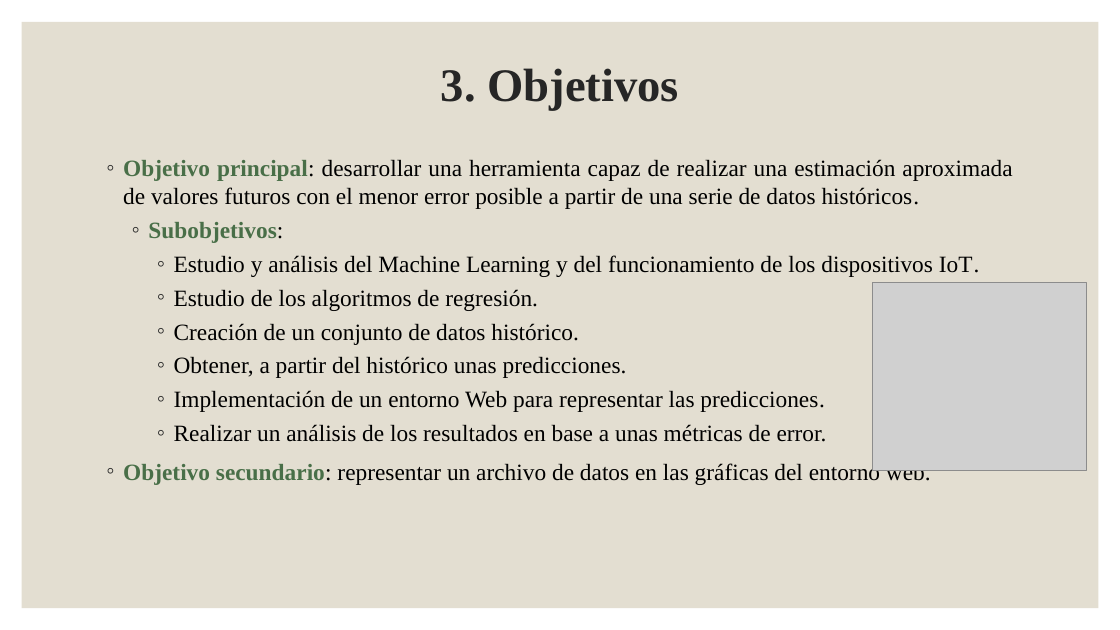
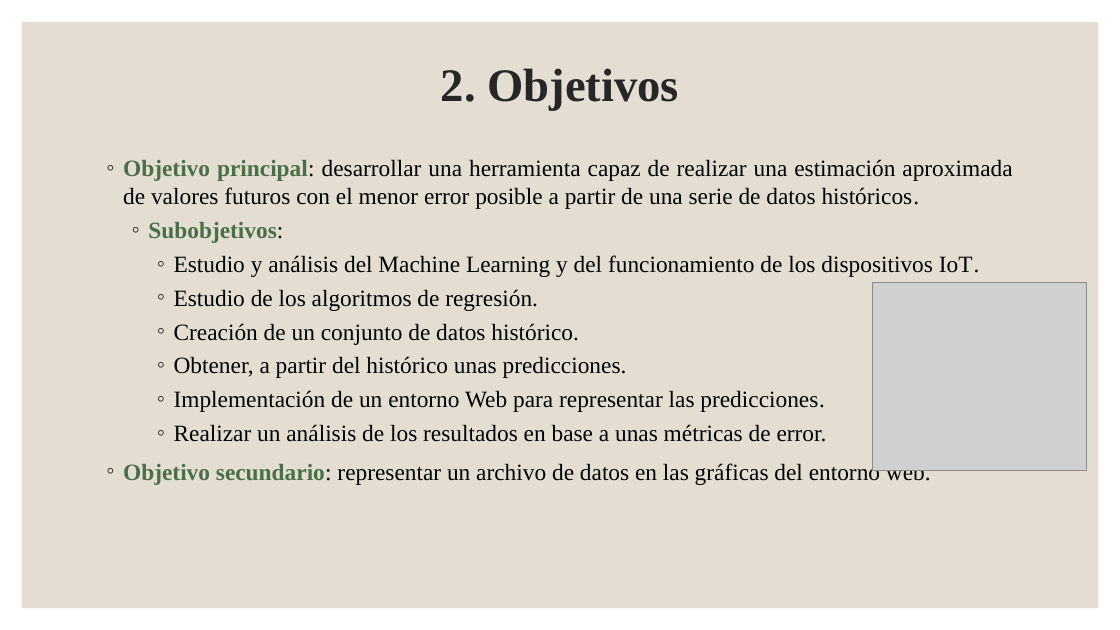
Before and after one commit to jperezlf/MPAIOT, a slide deck: slide 4 of Doc/Presentación TFG.pptx (slide 7 before the commit). Drawn at 1120x630 pixels with LibreOffice and Linux fonts; fonts in the diff are those of the drawing; grey boxes stand for pictures. Boxes give left, top, right and bottom in pixels: in the first picture for what was removed or moved away, otherwise in the second. Text is boxed around its words. In the diff, an @@ line names an element or a change of style, - is before the commit and + after.

```diff
--- a/Doc/Presentación TFG.pptx
+++ b/Doc/Presentación TFG.pptx
@@ title at (441, 68, 679, 111): text changed @@
-3. Objetivos
+2. Objetivos
```
Also in this commit, not shown: 17 other slides changed, 2 slides added, 6 slides removed.
